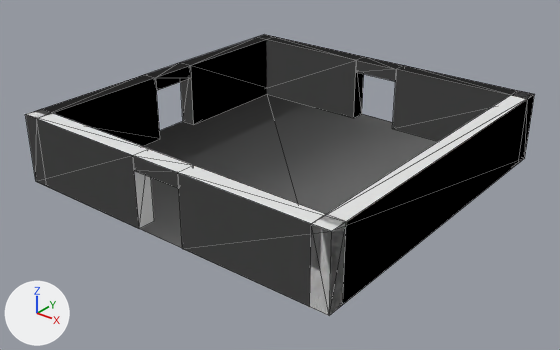
One commit to the OBJ model assets/rooms/room_14.obj: the scene before it, then after it.
Before and after are seen from a camera (50 mm lens) standing at (1.243, -1.59, 0.959) and looking at (0.011, -0.051, 0.004). The lights are fixed; the arrows at lower left show +X, +Y and +Z. The picture after the commit comes second. Mesh edges are drawn as thin lines. Where no turn or scale is listed for an object, it has been applied to the vertices. Vertices at exactly the same position are counted once.

Names of what the first picture shows: 'room_14'.
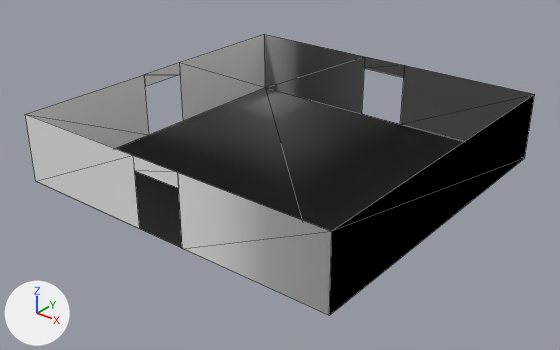
The change, as a diff of the scene's bpy script:
```diff
--- a/assets/rooms/room_14.obj.py
+++ b/assets/rooms/room_14.obj.py
@@ mat_interior @@
+mat_interior = principled_material('interior')
+mat_interior.base_color = (0.8, 0.8, 0.8)  # white #e7e7e7
+mat_interior.roughness = 1.0
@@ mat_floor @@
+mat_floor = principled_material('floor')
+mat_floor.base_color = (0.8, 0.8, 0.8)  # white #e7e7e7
+mat_floor.roughness = 1.0
@@ me_room_14 @@
 # used by ob_room_14; location = (0.0, 0.0, 0.0)
-me_room_14.from_pydata(...)  # 60 vertices, 122 faces; spans x -0.5..0.5, y -0.5..0.5, z 0.0..0.2
+me_room_14.from_pydata(...)  # 26 vertices, 22 faces; spans x -0.5..0.5, y -0.5..0.5, z 0.0..0.2
+# me_room_14 part 1
+# 34 vertices are removed from x -0.5..0.5, y -0.5..0.5, z 0.0..0.2
+# 112 faces are deleted
+# 12 new faces join them, mat_interior (white #e7e7e7)
+me_room_14.materials.append(mat_floor)  # white #e7e7e7
+me_room_14.materials.append(mat_interior)  # white #e7e7e7
```

Changed parts and their boxes (x1, y1, x2, y2) in the pictures (560 x 350 px):
part 1 of me_room_14, cut back: before (25, 34, 534, 316)
